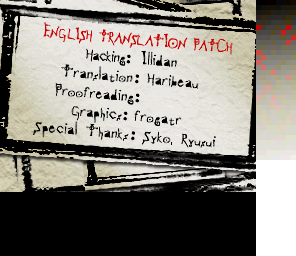
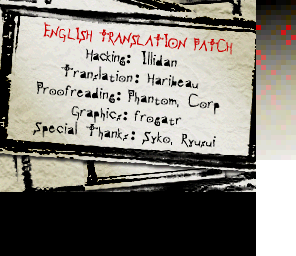
Revision of a layered 296px x 256px image; what changed, layer by layer:
painted on "hacking--Illidan Translation： Haribeau Proofreading- Phantom, C" over [36, 51, 220, 129]
